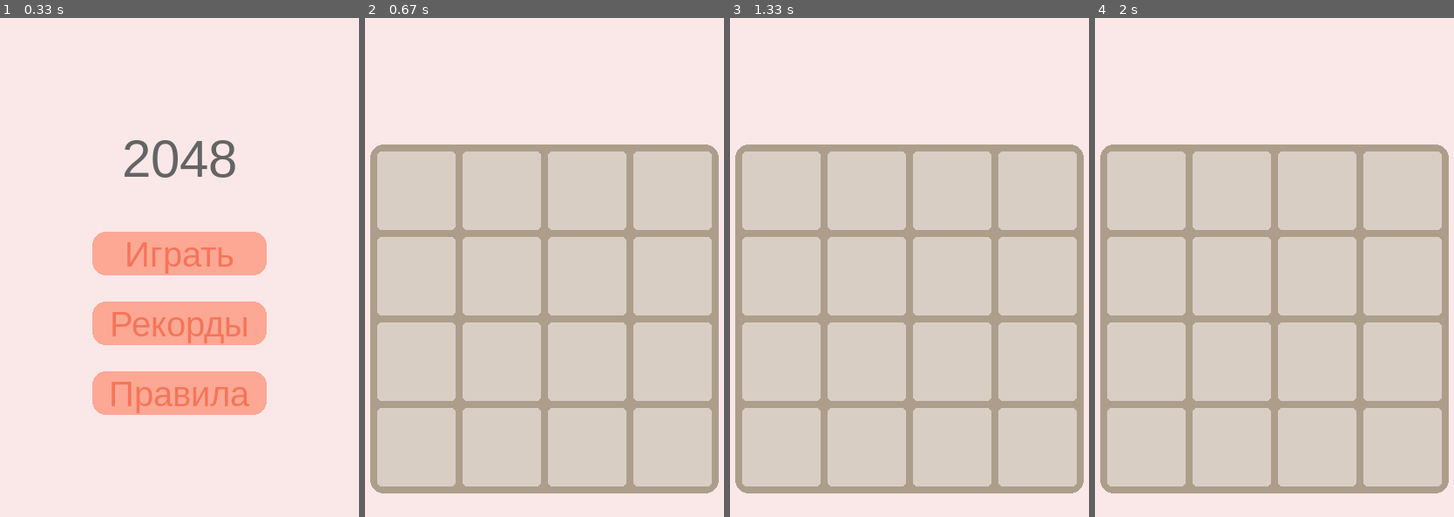
Above: before the commit, frames 1-4 (left to right).
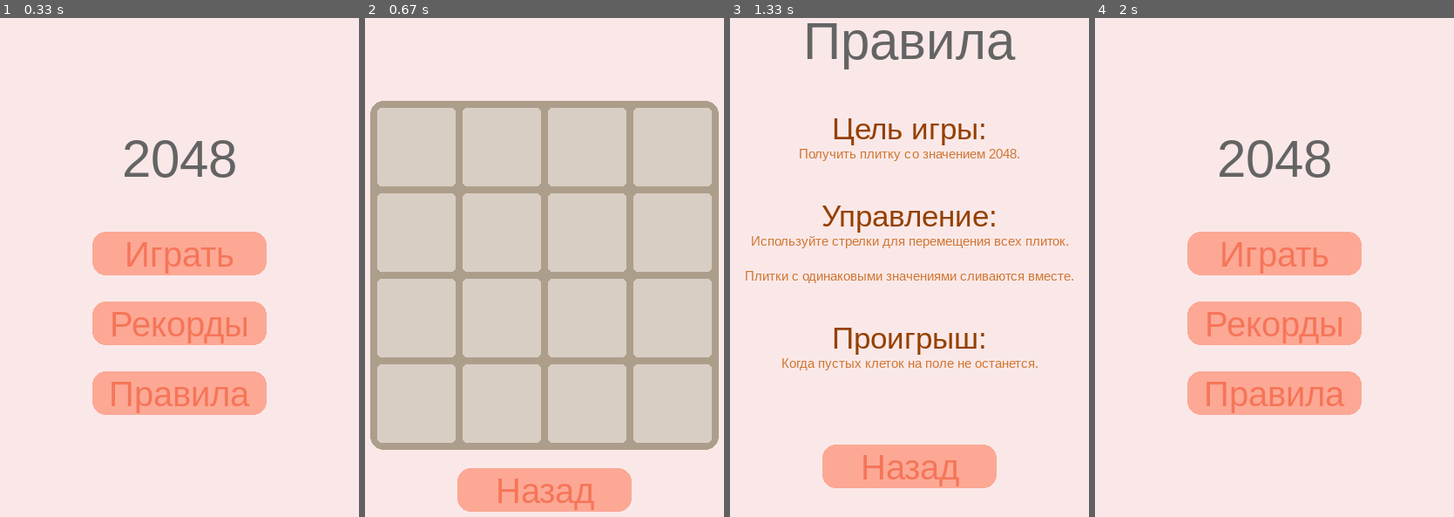
Above: after the commit, the same moments.

Repository: NaFo61/2048_Pygame
Game: pygame game, started from game/main.py
Same seed, same stepped clock (60 frames per second), same inputs: the game is played once before the commit and once after it.
Inputs (mouse positions are in pixels of both pictures, inside the frame that each line leads up to):
- Up to frame 1 (0.33 s): no input
- Up to frame 2 (0.67 s): click (544, 252) at 0.38 s
- Up to frame 3 (1.33 s): click (909, 492) at 0.72 s, where only the run after the commit has a clickable "Назад"; click (909, 392) at 1.05 s
- Up to frame 4 (2 s): click (1274, 467) at 1.38 s

Frame 1 is identical in both runs. In frame 2, 29% of the frame differs, in the area x 1-99%, y 16-99%; in frame 3, 70%, in the area x 1-99%, y 1-96%; in frame 4, 68%.

Commit message:
Update rules | Create button back in game_page

Diff:
--- a/game/main.py
+++ b/game/main.py
@@ -9,9 +9,11 @@
 
 
 class Board:
-    def __init__(self, settings):
+    def __init__(self, screen_size, settings):
         self.left = 50
-        self.top = 200
+        self.top = 150
+
+        self.screen_size = screen_size
 
         self.level = settings.get("level")
         self.value = settings.get("value")
@@ -30,7 +32,31 @@
                 self.render_cell(screen, i, j)
 
     def render_decoration(self, screen):
-        pygame.draw.rect(screen, style.RECT, (50, 200, 400, 400), 0, 15)
+        pygame.draw.rect(screen, style.RECT, (self.left, self.top, 400, 400), 0, 15)
+
+        width, height = self.screen_size
+
+        # <==== Назад ====>
+        button_x = width // 2
+        button_y = height - height // 12
+
+        pygame.draw.rect(
+            screen,
+            style.S_BUTTON,
+            (button_x - 100, button_y - 25, 200, 50),
+            0,
+            15,
+        )
+
+        font = pygame.font.SysFont("bahnschrift", 40)
+        text = font.render("Назад", True, style.S_BUTTON_TEXT)
+
+        button_x_text = width // 2 - text.get_width() // 2
+        button_y_text = height - height // 12 - text.get_height() // 2
+
+        screen.blit(text, (button_x_text, button_y_text))
+        # <==== Назад ====>
+
 
     def render_cell(self, screen, i, j):
         cell_value = self.board[i][j]
@@ -161,7 +187,7 @@
     def __init__(self, screen, screen_size, settings):
         width, height = screen_size
 
-        super().__init__(settings)
+        super().__init__(screen_size, settings)
 
     def move(self, key):
         is_empty_cells = self.check_empty_cells()
@@ -204,6 +230,15 @@
                         pygame.K_DOWN,
                     ):
                         board.move(event.key)
+                screen.fill(style.BACKGROUND_COLOR)
+                if event.type == pygame.MOUSEBUTTONDOWN:
+                        pos = event.pos
+                        x, y = pos
+                        if (
+                                250 - 100 < x < 250 + 100
+                                and 596 - 25 < y < 596 + 25
+                        ):
+                            self.start_page(screen)
             screen.fill(style.BACKGROUND_COLOR)
             board.render(screen)
             pygame.display.flip()
@@ -215,7 +250,7 @@
 
         # <==== Надпись ====>
         font = pygame.font.SysFont("bahnschrift", 60)
-        text = font.render("2048", True, style.S_TITLE)
+        text = font.render("2048", True, style.S_MAIN_TITLE)
 
         text_x = width // 2 - text.get_width() // 2
         text_y = height // 3 - text.get_height() // 2
@@ -311,19 +346,50 @@
             pygame.display.flip()
 
     def rules_page(self, screen):
+        """
+        Display the rules page.
+
+        Args:
+            screen (pygame.Surface): The game screen.
+
+        Returns:
+            None
+        """
         width, height = self.screen_size
 
         screen.fill(style.BACKGROUND_COLOR)
 
         # <==== Надпись ====>
         font = pygame.font.SysFont("bahnschrift", 60)
-        text = font.render("Правила", True, style.S_TITLE)
+        text = font.render("Правила", True, style.S_MAIN_TITLE)
 
         text_x = width // 2 - text.get_width() // 2
         text_y = height // 8 - text.get_height() // 2
 
         screen.blit(text, (text_x, text_y))
         # <==== Надпись ====>
+
+        # <==== Правила игры ====>
+        rule_font_title = pygame.font.SysFont("bahnschrift", 35)
+        rule_font_text = pygame.font.SysFont("bahnschrift", 15)
+        rule_text_1 = rule_font_title.render("Цель игры:", True, style.S_TITLE)
+        rule_text_2 = rule_font_text.render("Получить плитку со значением 2048.", True, style.S_TEXT)
+        rule_text_3 = rule_font_title.render("Управление:", True, style.S_TITLE)
+        rule_text_4 = rule_font_text.render("Используйте стрелки для перемещения всех плиток.", True, style.S_TEXT)
+        rule_text_5 = rule_font_text.render("Плитки с одинаковыми значениями сливаются вместе.", True, style.S_TEXT)
+        rule_text_6 = rule_font_title.render("Проигрыш:", True, style.S_TITLE)
+        rule_text_7 = rule_font_text.render("Когда пустых клеток на поле не останется.", True, style.S_TEXT)
+
+        rule_text_y = height // 4
+
+        screen.blit(rule_text_1, (width // 2 - rule_text_1.get_width() // 2, rule_text_y))
+        screen.blit(rule_text_2, (width // 2 - rule_text_2.get_width() // 2, rule_text_y + 40))
+        screen.blit(rule_text_3, (width // 2 - rule_text_3.get_width() // 2, rule_text_y + 100))
+        screen.blit(rule_text_4, (width // 2 - rule_text_4.get_width() // 2, rule_text_y + 140))
+        screen.blit(rule_text_5, (width // 2 - rule_text_5.get_width() // 2, rule_text_y + 180))
+        screen.blit(rule_text_6, (width // 2 - rule_text_6.get_width() // 2, rule_text_y + 240))
+        screen.blit(rule_text_7, (width // 2 - rule_text_7.get_width() // 2, rule_text_y + 280))
+        # <==== Правила игры ====>
 
         # <==== Назад ====>
         button_x_1 = width // 2
@@ -354,8 +420,8 @@
                     pos = event.pos
                     x, y = pos
                     if (
-                        button_x_1 - 100 < x < button_x_1 + 100
-                        and button_y_1 - 25 < y < button_y_1 + 25
+                            button_x_1 - 100 < x < button_x_1 + 100
+                            and button_y_1 - 25 < y < button_y_1 + 25
                     ):
                         self.start_page(screen)
             pygame.display.flip()
--- a/game/style.py
+++ b/game/style.py
@@ -1,6 +1,8 @@
-S_TITLE = (100, 100, 100)
+S_MAIN_TITLE = (100, 100, 100)
 S_BUTTON = (252, 168, 149)
 S_BUTTON_TEXT = (245, 117, 88)
+S_TITLE = (148, 64, 0)
+S_TEXT = (207, 118, 50)
 
 
 RECT = (173, 158, 139)
